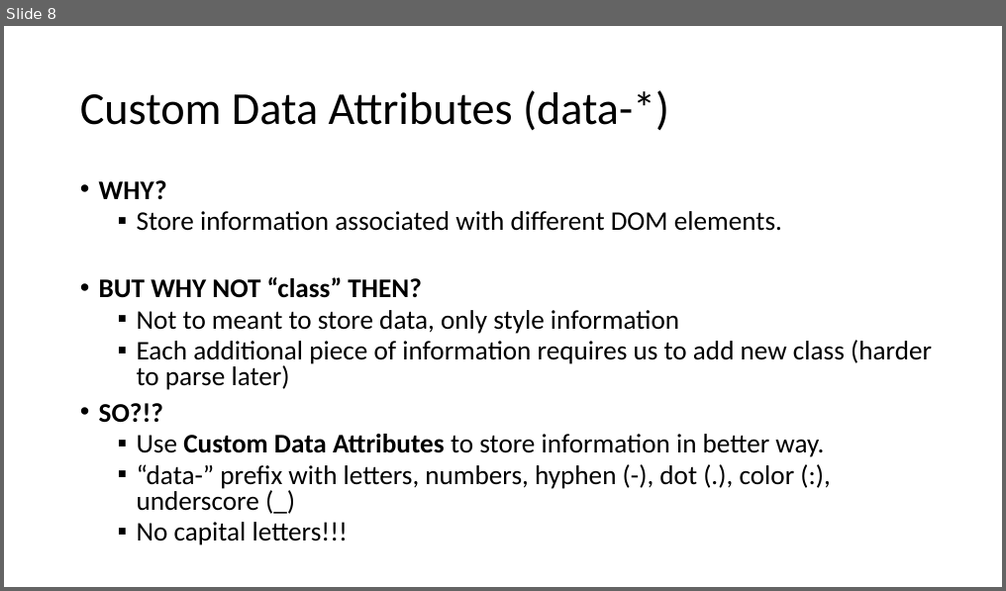
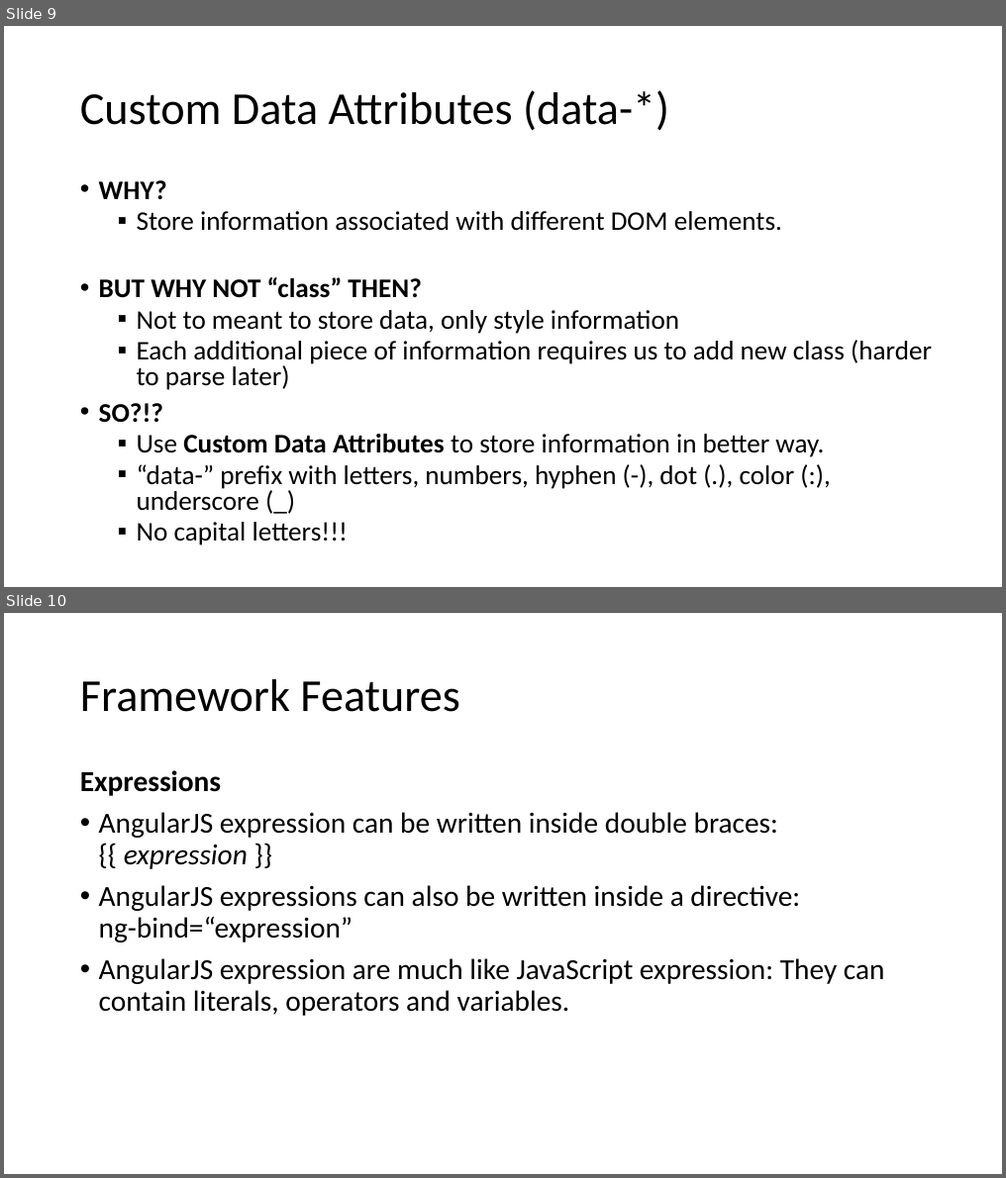
Before and after one commit to canpe/AngularJS-Examples, a slide deck: Angular.js.pptx. Shown one above the other, each under a label of ours: slide 8 before the commit, slides 9 and 10 after it. The pictures are 1006x591 and 1006x1178 pixels, drawn with LibreOffice and Linux fonts; fonts in the diff are those of the drawing. Boxes give left, top, right and bottom in pixels: in the first picture for what was removed or moved away, otherwise in the second. Text is boxed around its words. In the diff, an @@ line names an element or a change of style, - is before the commit and + after.

```diff
--- a/Angular.js.pptx
+++ b/Angular.js.pptx
@@ slide 10 added at (x1=4, y1=613, x2=1002, y2=1174), background #FFFFFF @@
@@ title added at (x1=80, y1=679, x2=460, y2=712), 44 pt, text #000000 @@
+Framework Features
@@ text added at (x1=80, y1=770, x2=885, y2=1016), 28 pt, text #000000 @@
+Expressions
+• AngularJS expression can be written inside double braces: {{ expression }}
+• AngularJS expressions can also be written inside a directive:
+  ng-bind=“expression”
+• AngularJS expression are much like JavaScript expression: They can contain literals, operators and variables.
@@ what was slide 8 is now slide 9 @@
```
Also in this commit, not shown: 3 slides changed, 4 other slides added.
